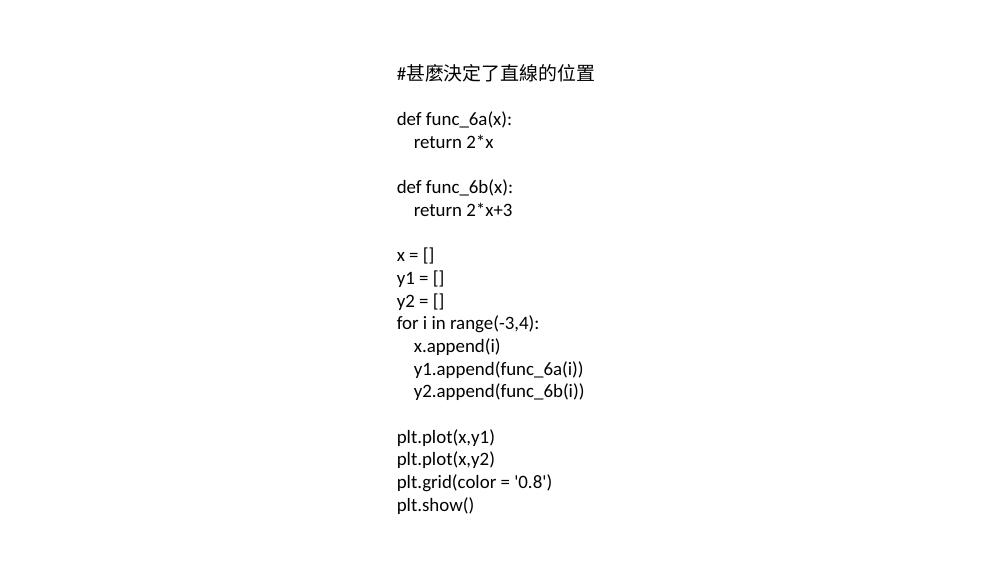
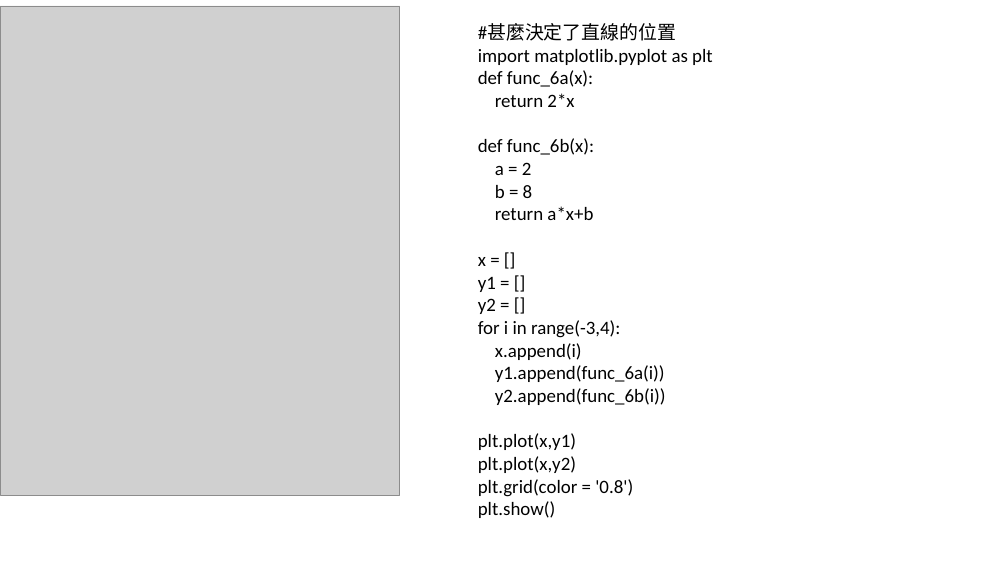
Before and after one commit to mapleYK/gifted-class, a slide deck: slide 4 of ppt/ch2.pptx. Drawn at 1008x567 pixels with LibreOffice and Linux fonts; fonts in the diff are those of the drawing; grey boxes stand for pictures. Boxes give left, top, right and bottom in pixels: in the first picture for what was removed or moved away, otherwise in the second. Text is boxed around its words. In the diff, an @@ line names an element or a change of style, - is before the commit and + after.

```diff
--- a/ppt/ch2.pptx
+++ b/ppt/ch2.pptx
@@ picture added at [0,6,400,495] @@
@@ text "#甚麼決定了直線的位置": place and size @@
-text "#甚麼決定了直線的位置" at [397,64,595,514]
+text "#甚麼決定了直線的位置" at [478,24,713,518]
@@ text at [478,49,713,65]: paragraph added @@
+import matplotlib.pyplot as plt
@@ text at [495,162,593,220]: text changed @@
-return 2*x+3
+a = 2
+b = 8
+return a*x+b
```
Also in this commit, not shown: 1 slide added.
